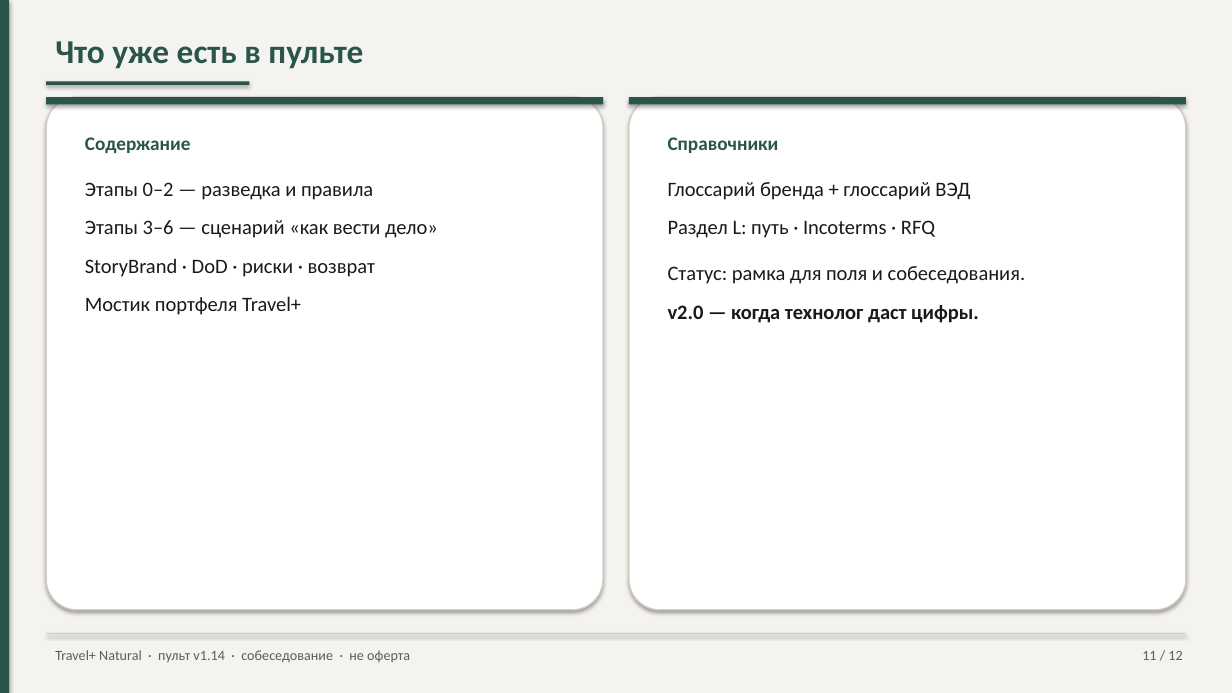
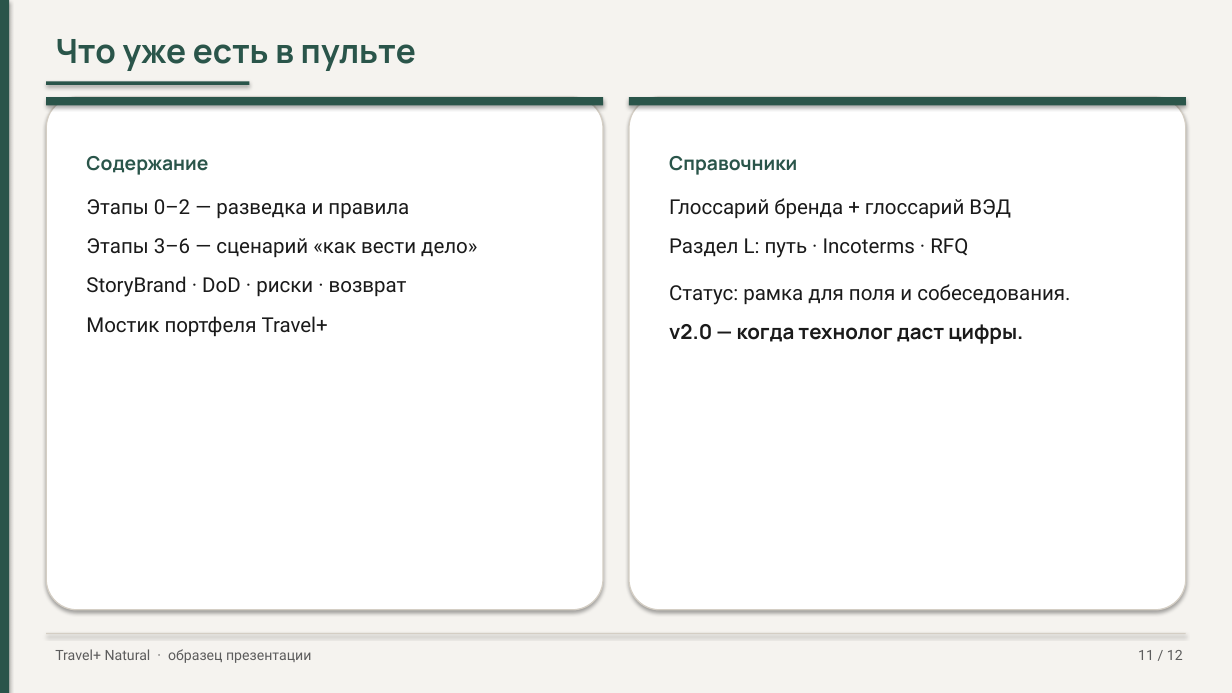
Before and after one commit to pagasbot-coder/Banya-Digital, a slide deck: slide 11 of knowledge-base/presentation-travelplus-interview.pptx. Drawn at 1232x693 pixels with LibreOffice and Linux fonts; fonts in the diff are those of the drawing. Boxes give left, top, right and bottom in pixels: in the first picture for what was removed or moved away, otherwise in the second. Text is boxed around its words. In the diff, an @@ line names an element or a change of style, - is before the commit and + after.

```diff
--- a/knowledge-base/presentation-travelplus-interview.pptx
+++ b/knowledge-base/presentation-travelplus-interview.pptx
@@ text "Что уже есть в пульте" at <box>55,39,416,71</box>: font Calibri to Manrope @@
@@ text "Содержание": place and size @@
-text "Содержание" at <box>85,137,438,315</box>
+text "Содержание" at <box>86,156,477,336</box>
@@ text "Содержание" at <box>86,156,477,336</box>: font Calibri to Manrope in "Содержание"; font Calibri to Roboto; line spacing 1.15 to 1.18; less space between paragraphs @@
@@ text "Справочники": place and size @@
-text "Справочники" at <box>668,137,1026,323</box>
+text "Справочники" at <box>669,156,1070,344</box>
@@ text "Справочники" at <box>669,156,1070,344</box>: font Calibri to Manrope in "Справочники", "v2.0 — когда технолог даст цифры."; font Calibri to Roboto in "Глоссарий бренда + глоссарий ВЭД", "Раздел L: путь · Incoterms · RFQ", "Статус: рамка для поля и собеседования."; line spacing 1.15 to 1.18; less space between paragraphs @@
@@ text at <box>55,649,311,663</box>: text changed; font Calibri to Roboto @@
-Travel+ Natural · пульт v1.14 · собеседование · не оферта
+Travel+ Natural · образец презентации
@@ text "11 / 12" at <box>1138,650,1183,660</box>: font Calibri to Roboto @@
```
Also in this commit, not shown: 11 other slides changed, 2 other files.
